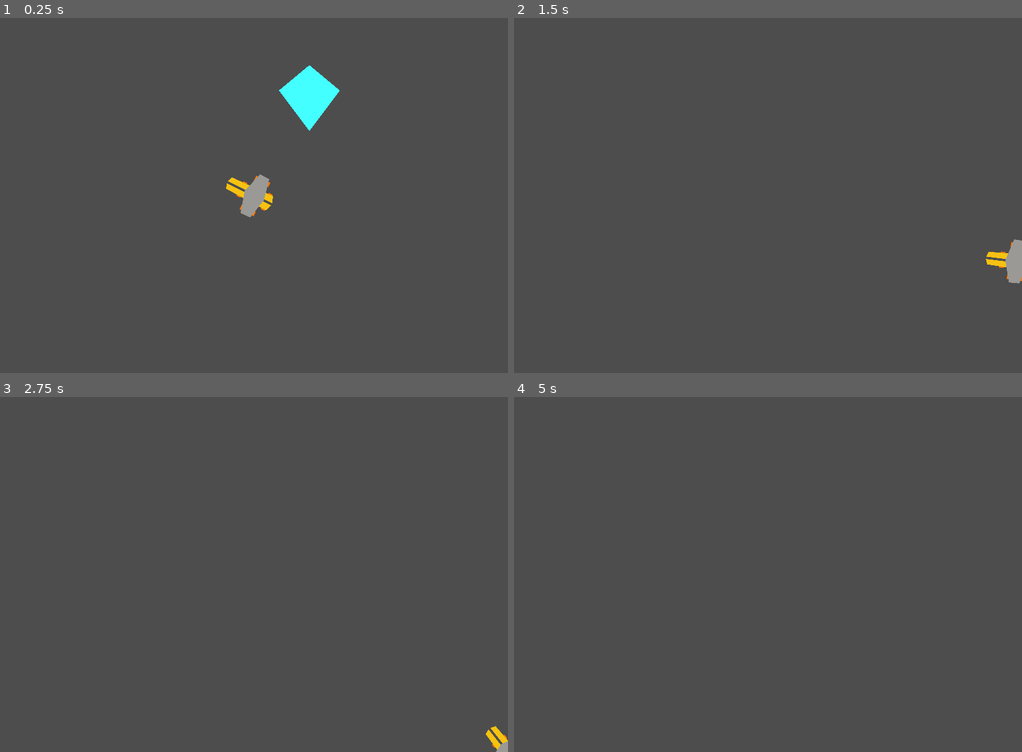
Above: before the commit, frames 1-4 (two rows, left to right).
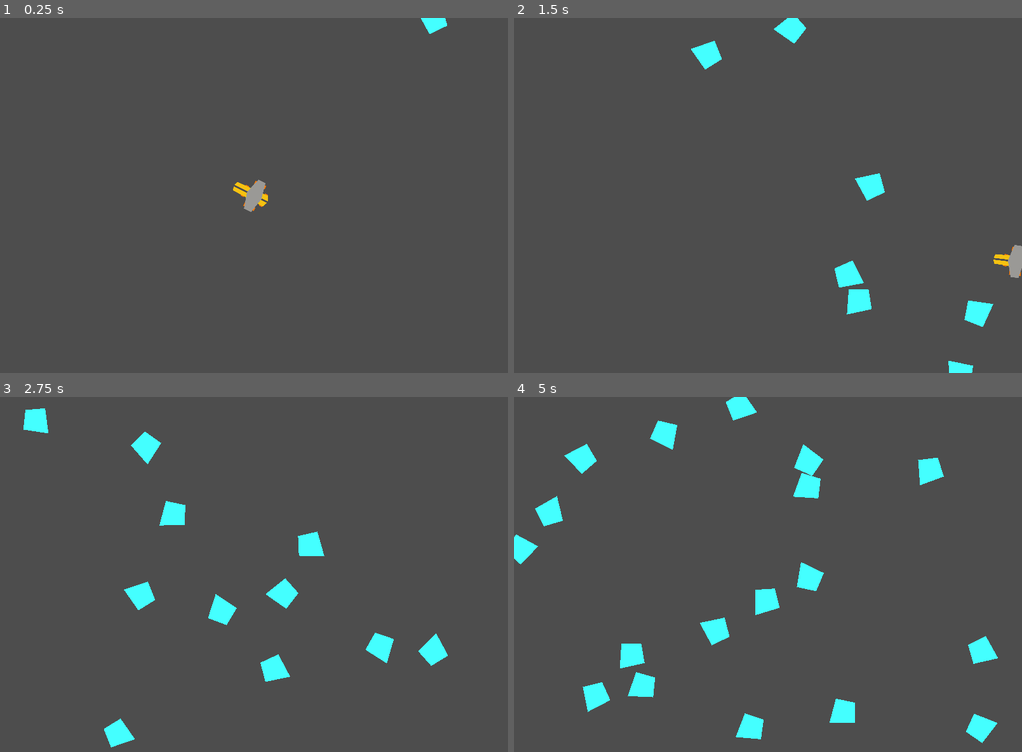
Above: after the commit, the same moments.

Repository: starshinePerigee/gun-with-engine
Game: Godot game, scene res://main.tscn
Same seed, same stepped clock (60 frames per second), same inputs: the game is played once before the commit and once after it.
Inputs (mouse positions are in pixels of both pictures, inside the frame that each line leads up to):
- Up to frame 1 (0.25 s): no input
- Up to frame 2 (1.5 s): move the mouse to (879, 177) at 0.52 s; hold Right (ui_right) 0.53-1.28 s; click (879, 177) at 0.67 s; move the mouse to (666, 213) at 1.27 s; hold Down (ui_down) from 1.28 s (still down)
- Up to frame 3 (2.75 s): move the mouse to (304, 496) at 2.02 s; release Down (ui_down) at 2.03 s; hold Right (ui_right) from 2.03 s (still down)
- Up to frame 4 (5 s): move the mouse to (742, 645) at 2.77 s; release Right (ui_right) at 2.78 s; hold Up (ui_up) 2.78-3.53 s; click (742, 645) at 2.92 s; move the mouse to (920, 627) at 3.52 s; hold Left (ui_left) from 3.53 s (still down); move the mouse to (615, 521) at 4.27 s

The runs differ from the first frame. In frame 1, 1.6% of the frame differs, in the area x 44-88%, y 0-57%; in frame 2, 2.0%; in frame 3, 3.2%; in frame 4, 4.9%, in the area x 0-96%, y 0-98%.

Commit message:
Added script to spawn enemies and got them dying when hit by laser. This is a game now c:

Diff:
--- a/enemybase.gd
+++ b/enemybase.gd
@@ -17,7 +17,8 @@
 	queue_free()
 
 
-func die():
-	print("am dead")
-	hide()
-	$RigidBody2D/CollisionPolygon2D.disabled = true
+func die(target_name):
+	if target_name == name:
+		hide()
+		$CollisionPolygon2D.set_deferred("disabled", true)
+		queue_free()
--- a/enemybase.tscn
+++ b/enemybase.tscn
@@ -1,16 +1,22 @@
-[gd_scene load_steps=2 format=3 uid="uid://dreqg134bav4l"]
+[gd_scene load_steps=3 format=3 uid="uid://dreqg134bav4l"]
 
 [ext_resource type="Script" path="res://enemybase.gd" id="1_440gy"]
 
-[node name="EnemyBase" type="Node2D"]
+[sub_resource type="PhysicsMaterial" id="PhysicsMaterial_4kagw"]
+bounce = 1.0
+
+[node name="RigidBody2D" type="RigidBody2D"]
+physics_material_override = SubResource("PhysicsMaterial_4kagw")
+gravity_scale = 0.0
 script = ExtResource("1_440gy")
 
-[node name="RigidBody2D" type="RigidBody2D" parent="."]
-gravity_scale = 0.0
-
-[node name="CollisionPolygon2D" type="CollisionPolygon2D" parent="RigidBody2D"]
+[node name="CollisionPolygon2D" type="CollisionPolygon2D" parent="."]
+scale = Vector2(0.5, 0.5)
 polygon = PackedVector2Array(-60, 0, 0, -50, 60, 0, 0, 80)
 
 [node name="Polygon2D" type="Polygon2D" parent="."]
+scale = Vector2(0.5, 0.5)
 color = Color(0.270588, 1, 1, 1)
 polygon = PackedVector2Array(-60, 0, 0, -50, 60, 0, 0, 80)
+
+[connection signal="body_entered" from="." to="." method="_on_body_entered"]
--- a/laser.gd
+++ b/laser.gd
@@ -1,6 +1,6 @@
 extends Area2D
 
-signal please_die
+signal please_die(target: String)
 
 
 # Called when the node enters the scene tree for the first time.
@@ -19,6 +19,4 @@
 
 
 func _on_body_entered(body):
-	if body.name == "RigidBody2D":
-		please_die.emit()
-		print("test")
+	please_die.emit(body.name)
--- a/main.gd
+++ b/main.gd
@@ -1,11 +1,36 @@
 extends Node2D
+
+@export var enemy_scene: PackedScene
+@export var average_enemy_speed = 300
+@export var enemy_speed_variation = 100
 
 
 # Called when the node enters the scene tree for the first time.
 func _ready():
-	$Player/Laser.please_die.connect($EnemyBase.die)
+	pass
 
 
 # Called every frame. 'delta' is the elapsed time since the previous frame.
 func _process(delta):
 	pass
+
+
+func _on_spawn_timer_timeout():
+	var mob = enemy_scene.instantiate()
+	var mob_spawn_location = get_node("MobPath/MobSpawnLocation")
+	mob_spawn_location.progress_ratio = randf()
+#
+	var direction = mob_spawn_location.rotation + PI / 2
+	mob.position = mob_spawn_location.position
+#
+	direction += randf_range(-PI / 4, PI / 4)
+	mob.rotation = direction
+#
+	var velocity = Vector2(randf_range(
+		average_enemy_speed - enemy_speed_variation / 2,
+		average_enemy_speed + enemy_speed_variation / 2
+	), 0.0)
+	mob.linear_velocity = velocity.rotated(direction)
+
+	add_child(mob)
+	$Player/Laser.please_die.connect(mob.die)
--- a/main.tscn
+++ b/main.tscn
@@ -7,12 +7,13 @@
 
 [sub_resource type="Curve2D" id="Curve2D_vgdel"]
 _data = {
-"points": PackedVector2Array(0, 0, 0, 0, 0, 0, 0, 0, 0, 0, 0, 700, 0, 0, 0, 0, 1000, 700, 0, 0, 0, 0, 1000, 0, 0, 0, 0, 0, 0, 0)
+"points": PackedVector2Array(0, 0, 0, 0, 0, 0, 0, 0, 0, 0, 1000, 0, 0, 0, 0, 0, 1000, 700, 0, 0, 0, 0, 0, 700, 0, 0, 0, 0, 0, 0)
 }
 point_count = 5
 
 [node name="Main" type="Node2D"]
 script = ExtResource("1_sqxsp")
+enemy_scene = ExtResource("3_81kwa")
 
 [node name="Player" parent="." instance=ExtResource("1_02m18")]
 
@@ -21,12 +22,12 @@
 rotation = -1.5708
 
 [node name="SpawnTimer" type="Timer" parent="."]
+wait_time = 0.2
+autostart = true
 
-[node name="Path2D" type="Path2D" parent="."]
+[node name="MobPath" type="Path2D" parent="."]
 curve = SubResource("Curve2D_vgdel")
 
-[node name="PathFollow2D" type="PathFollow2D" parent="Path2D"]
-rotation = 1.5708
+[node name="MobSpawnLocation" type="PathFollow2D" parent="MobPath"]
 
-[node name="EnemyBase" parent="." instance=ExtResource("3_81kwa")]
-position = Vector2(609, 143)
+[connection signal="timeout" from="SpawnTimer" to="." method="_on_spawn_timer_timeout"]
--- a/player.gd
+++ b/player.gd
@@ -66,6 +66,5 @@
 
 
 func _on_area_2d_body_entered(body):
-	if body.name == "RigidBody2D":
-		hide()
-		$Area2D/CollisionPolygon2D.set_deferred("disabled", true)
+	hide()
+	$Area2D/CollisionPolygon2D.set_deferred("disabled", true)
--- a/player.tscn
+++ b/player.tscn
@@ -15,6 +15,7 @@
 }]
 
 [node name="Player" type="Node2D"]
+scale = Vector2(0.75, 0.75)
 script = ExtResource("1_saecm")
 metadata/_edit_lock_ = true
 
Not shown, added: icon.svg.import
Not shown, added: svgs/ship.svg.import
